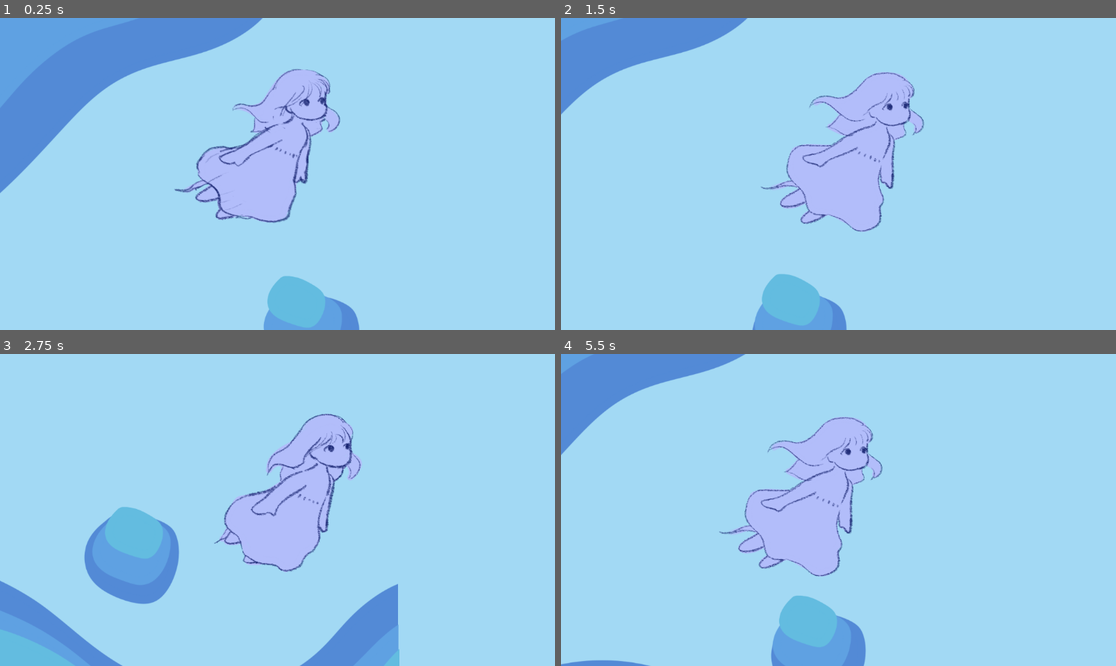
Above: before the commit, frames 1-4 (two rows, left to right).
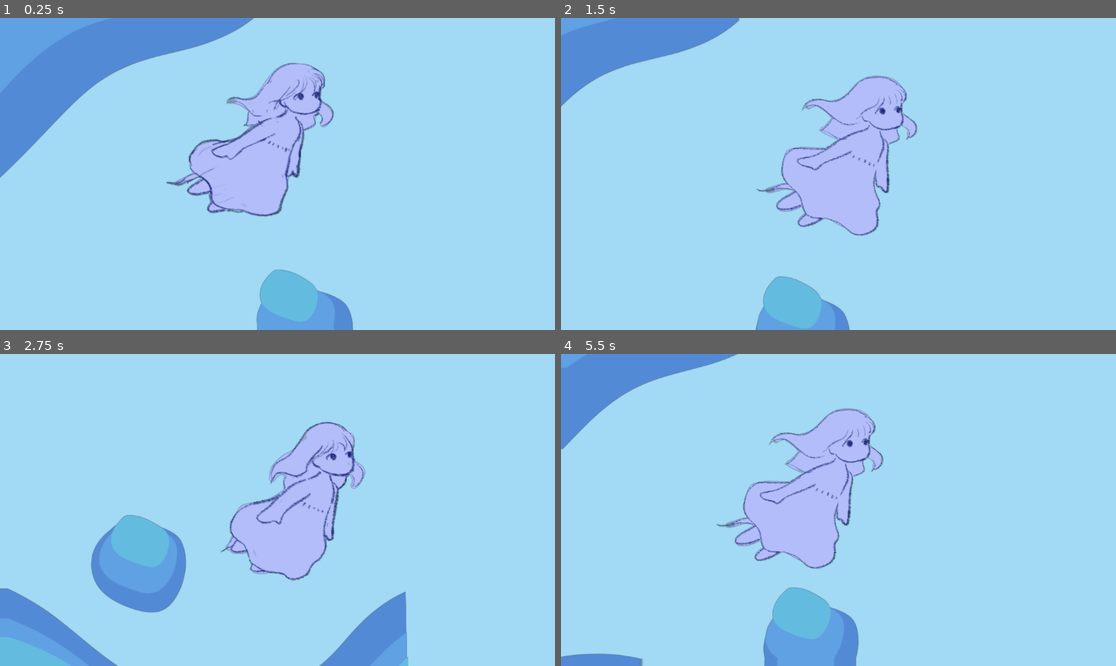
Above: after the commit, the same moments.

Repository: the-kat-kat/Song-of-the-Sea
Game: Godot game, scene res://scenes/main.tscn
Same seed, same stepped clock (60 frames per second), same inputs: the game is played once before the commit and once after it.
Inputs:
- Up to frame 1 (0.25 s): no input
- Up to frame 2 (1.5 s): tap Enter at 0.5 s; hold D (right) 0.53-1.28 s; hold S (down) from 1.28 s (still down)
- Up to frame 3 (2.75 s): release S (down) at 2.03 s; hold D (right) from 2.03 s (still down)
- Up to frame 4 (5.5 s): release D (right) at 2.78 s; hold E (up) 2.78-3.53 s; hold Left (left) 3.53-5.03 s; hold S (down) from 5.03 s (still down)

The runs differ from the first frame. In frame 1, 6.2% of the frame differs, in the area x 0-65%, y 0-100%; in frame 2, 3.5%; in frame 3, 6.7%, in the area x 0-74%, y 19-100%; in frame 4, 5.3%.

Commit message:
added sway shader

Diff:
--- /dev/null
+++ b/scenes/main.gd
@@ -0,0 +1,10 @@
+extends Node2D
+
+
+func _ready():
+	pass
+
+
+# Called every frame. 'delta' is the elapsed time since the previous frame.
+func _process(delta: float) -> void:
+	pass
--- a/scenes/main.tscn
+++ b/scenes/main.tscn
@@ -1,6 +1,8 @@
-[gd_scene load_steps=13 format=3 uid="uid://bfbmr1b8p0np2"]
+[gd_scene load_steps=18 format=3 uid="uid://bfbmr1b8p0np2"]
 
+[ext_resource type="Script" uid="uid://ct6hjqjcp5w5s" path="res://scenes/sub_viewport.gd" id="1_85g3d"]
 [ext_resource type="Texture2D" uid="uid://cty3mqk7sak1v" path="res://art/layer3.png" id="1_sugp2"]
+[ext_resource type="Script" uid="uid://bsyvhc4xlrfk3" path="res://scenes/main.gd" id="1_ya4ey"]
 [ext_resource type="Texture2D" uid="uid://cjsl1wywo4ror" path="res://art/layer1.png" id="2_tbgi4"]
 [ext_resource type="Texture2D" uid="uid://cggnhantlrp7u" path="res://art/layer2.png" id="3_tefeu"]
 [ext_resource type="Script" uid="uid://clhkx2cashlun" path="res://scenes/player/player.gd" id="4_tbgi4"]
@@ -8,6 +10,7 @@
 [ext_resource type="Texture2D" uid="uid://cj8vfvoj0dh8" path="res://art/player/swim_anim/swim3.png" id="6_85g3d"]
 [ext_resource type="Texture2D" uid="uid://b3n5rewd3rnyh" path="res://art/player/swim_anim/swim1.png" id="7_choun"]
 [ext_resource type="Texture2D" uid="uid://dtv3ashxncq75" path="res://art/player/swim_anim/swim4.png" id="8_ya4ey"]
+[ext_resource type="Shader" uid="uid://btedhdw4ym1am" path="res://scenes/sway.gdshader" id="10_choun"]
 
 [sub_resource type="Sky" id="Sky_o6xl0"]
 
@@ -50,57 +53,81 @@
 [sub_resource type="RectangleShape2D" id="RectangleShape2D_tipki"]
 size = Vector2(127, 129)
 
-[node name="Node3D" type="Node2D"]
+[sub_resource type="ShaderMaterial" id="ShaderMaterial_ya4ey"]
+shader = ExtResource("10_choun")
+shader_parameter/amplitude = 50.0
+shader_parameter/frequency = 2.0
+shader_parameter/speed = 1.0
+shader_parameter/strength = 0.35
+
+[sub_resource type="ViewportTexture" id="ViewportTexture_choun"]
+viewport_path = NodePath("SubViewport")
+
+[node name="Node2D" type="Node2D"]
+script = ExtResource("1_ya4ey")
 
 [node name="WorldEnvironment" type="WorldEnvironment" parent="."]
 environment = SubResource("Environment_sugp2")
 
-[node name="Back" type="ParallaxBackground" parent="."]
+[node name="SubViewport" type="SubViewport" parent="."]
+transparent_bg = true
+handle_input_locally = false
+size_2d_override_stretch = true
+render_target_update_mode = 4
+script = ExtResource("1_85g3d")
 
-[node name="ParallaxLayer3" type="ParallaxLayer" parent="Back"]
+[node name="Back" type="ParallaxBackground" parent="SubViewport"]
 
-[node name="Sprite2D" type="Sprite2D" parent="Back/ParallaxLayer3"]
+[node name="ParallaxLayer3" type="ParallaxLayer" parent="SubViewport/Back"]
+
+[node name="Sprite2D" type="Sprite2D" parent="SubViewport/Back/ParallaxLayer3"]
 z_index = -10
 texture = ExtResource("1_sugp2")
 
-[node name="ParallaxLayer2" type="ParallaxLayer" parent="Back"]
+[node name="ParallaxLayer2" type="ParallaxLayer" parent="SubViewport/Back"]
 motion_scale = Vector2(0.95, 0.95)
 
-[node name="Sprite2D" type="Sprite2D" parent="Back/ParallaxLayer2"]
+[node name="Sprite2D" type="Sprite2D" parent="SubViewport/Back/ParallaxLayer2"]
 z_index = -5
 texture = ExtResource("3_tefeu")
 
-[node name="ParallaxLayer" type="ParallaxLayer" parent="Back"]
+[node name="ParallaxLayer" type="ParallaxLayer" parent="SubViewport/Back"]
 z_index = 5
 motion_scale = Vector2(0.9, 0.9)
 
-[node name="Sprite2D" type="Sprite2D" parent="Back/ParallaxLayer"]
+[node name="Sprite2D" type="Sprite2D" parent="SubViewport/Back/ParallaxLayer"]
 z_index = 5
 texture = ExtResource("2_tbgi4")
 
-[node name="player" type="CharacterBody2D" parent="."]
+[node name="player" type="CharacterBody2D" parent="SubViewport"]
 script = ExtResource("4_tbgi4")
 
-[node name="Camera2D" type="Camera2D" parent="player"]
+[node name="Camera2D" type="Camera2D" parent="SubViewport/player"]
 z_index = 7
 position = Vector2(300, -400)
 zoom = Vector2(0.8, 0.8)
 position_smoothing_enabled = true
 
-[node name="Sprite2D" type="AnimatedSprite2D" parent="player"]
+[node name="Sprite2D" type="AnimatedSprite2D" parent="SubViewport/player"]
 sprite_frames = SubResource("SpriteFrames_eb6dy")
 
-[node name="CollisionShape2D" type="CollisionShape2D" parent="player"]
+[node name="CollisionShape2D" type="CollisionShape2D" parent="SubViewport/player"]
 position = Vector2(0.5, 0.5)
 shape = SubResource("RectangleShape2D_tipki")
 
-[node name="Front" type="ParallaxBackground" parent="."]
+[node name="Front" type="ParallaxBackground" parent="SubViewport"]
 layer = 1
 
-[node name="ParallaxLayer" type="ParallaxLayer" parent="Front"]
+[node name="ParallaxLayer" type="ParallaxLayer" parent="SubViewport/Front"]
 z_index = 5
 motion_scale = Vector2(0.9, 0.9)
 
-[node name="Sprite2D" type="Sprite2D" parent="Front/ParallaxLayer"]
+[node name="Sprite2D" type="Sprite2D" parent="SubViewport/Front/ParallaxLayer"]
 z_index = 5
 texture = ExtResource("2_tbgi4")
+
+[node name="TextureRect" type="TextureRect" parent="."]
+material = SubResource("ShaderMaterial_ya4ey")
+offset_right = 512.0
+offset_bottom = 512.0
+texture = SubResource("ViewportTexture_choun")
--- /dev/null
+++ b/scenes/sub_viewport.gd
@@ -0,0 +1,12 @@
+extends SubViewport
+
+func _ready():
+	_update_size()
+
+func _notification(what):
+	if what == NOTIFICATION_WM_SIZE_CHANGED:
+		_update_size()
+
+func _update_size():
+	var window_size = get_tree().root.get_visible_rect().size
+	size = window_size
--- /dev/null
+++ b/scenes/sway.gdshader
@@ -0,0 +1,26 @@
+shader_type canvas_item;
+
+uniform float amplitude : hint_range(0.0, 200.0) = 0.2; // pixels
+uniform float frequency : hint_range(0.0, 10.0) = 0.8;
+uniform float speed : hint_range(0.0, 10.0) = 0.25;
+uniform float strength : hint_range(0.0, 1.0) = 0.35; // 0 no sway 1 full sway
+
+void fragment() {
+    vec2 uv = UV;
+
+    float tex_w = float(textureSize(TEXTURE, 0).x);
+    float tex_h = float(textureSize(TEXTURE, 0).y);
+    float amp_u = amplitude / tex_w;
+    float amp_v = amplitude / tex_h;
+
+    float offsetX = sin(uv.y * frequency + TIME * speed) * amp_u;
+    float offsetY = cos(uv.x * frequency * 0.5 + TIME * speed) * amp_v;
+
+    vec2 warped = uv + vec2(offsetX, offsetY);
+
+    vec2 final_uv = mix(uv, warped, strength);
+
+    final_uv = clamp(final_uv, vec2(0.0), vec2(1.0));
+
+    COLOR = texture(TEXTURE, final_uv);
+}
Not shown, added: scenes/main.gd.uid
Not shown, added: scenes/sub_viewport.gd.uid
Not shown, added: scenes/sway.gdshader.uid
